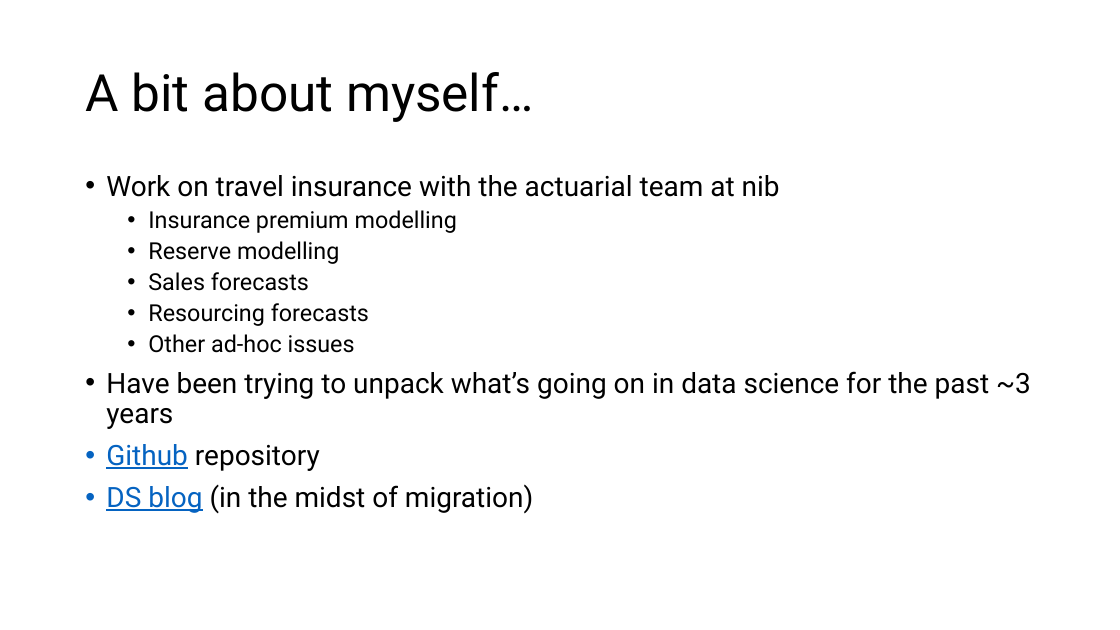
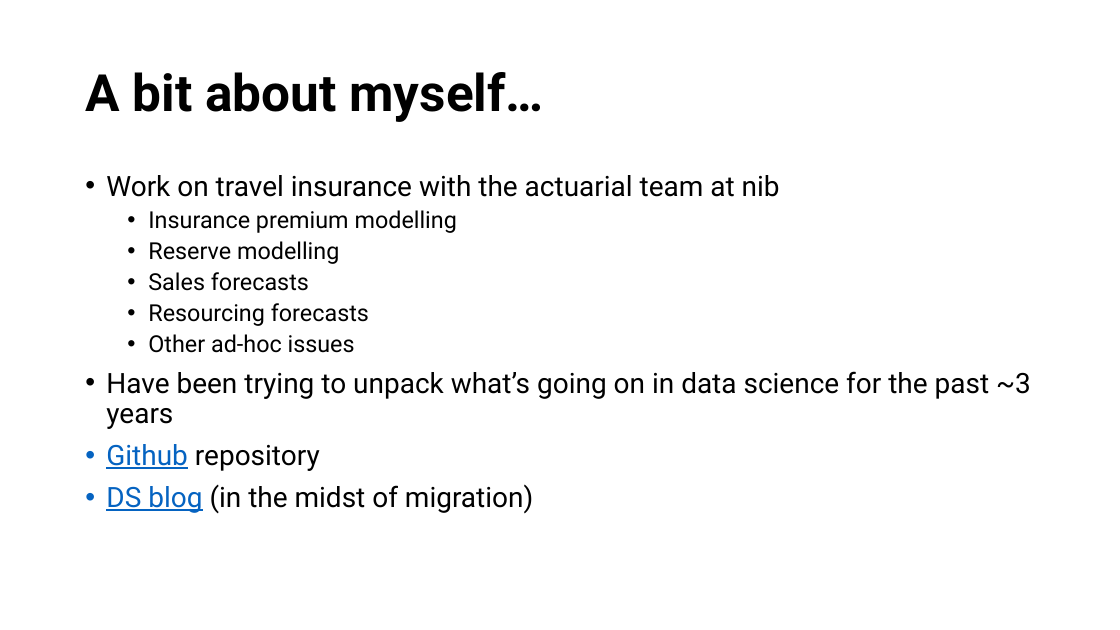
Before and after one commit to jtsw1990/datascience-eda-prezo, a slide deck: slide 2 of Problem Formulation & EDA.pptx. Drawn at 1120x630 pixels with LibreOffice and Linux fonts; fonts in the diff are those of the drawing. Boxes give left, top, right and bottom in pixels: in the first picture for what was removed or moved away, otherwise in the second. Text is boxed around its words. In the diff, an @@ line names an element or a change of style, - is before the commit and + after.

```diff
--- a/Problem Formulation & EDA.pptx
+++ b/Problem Formulation & EDA.pptx
@@ title "A bit about myself…" at (85, 72, 543, 122): bold on @@
```
Also in this commit, not shown: 15 other slides changed, 1 slide added, 4 other files.
